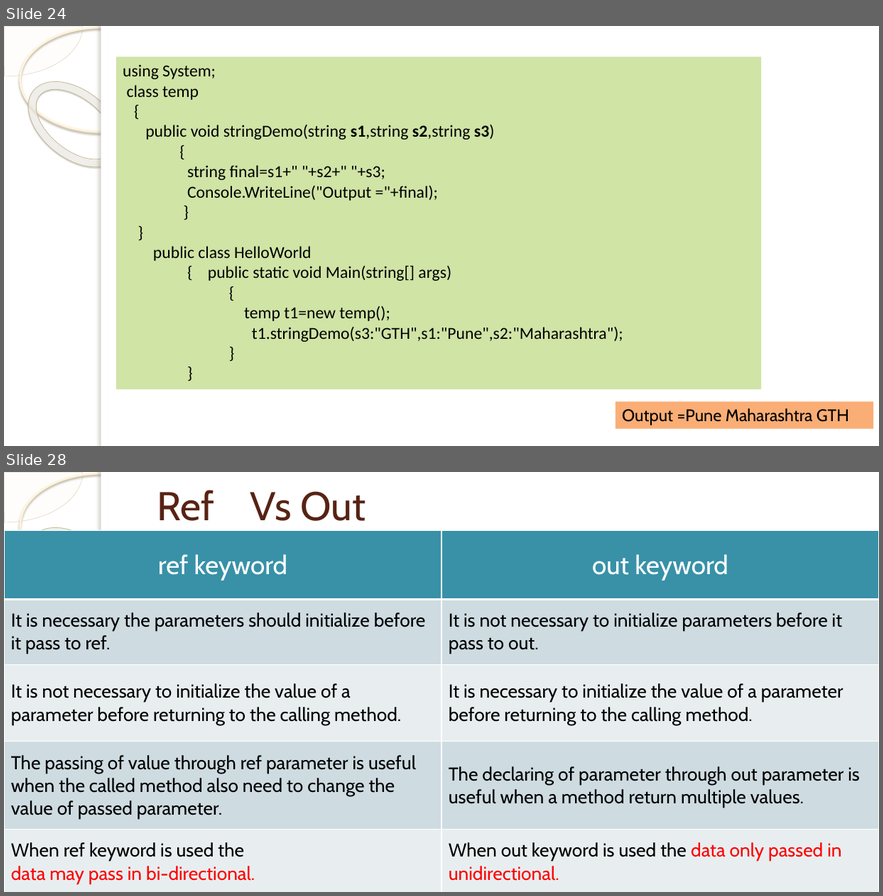
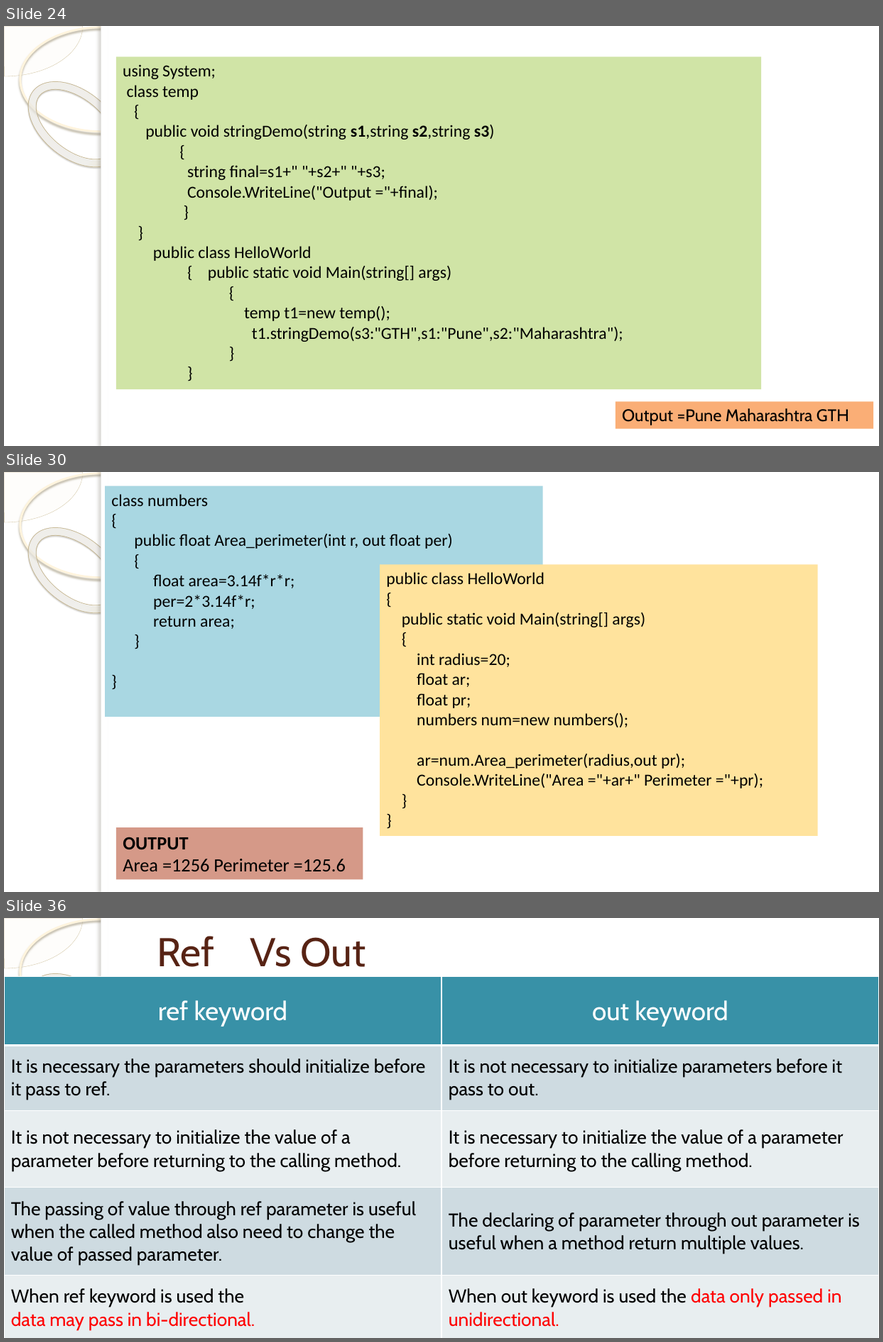
Before and after one commit to pravin9696/TypesOfParametersDemo210524, a slide deck: PPT/C# Class structure and objects.pptx. Shown one above the other, each under a label of ours: slides 24 and 28 before the commit, slides 24, 30 and 36 after it; the slides between them are not shown. The pictures are 883x896 and 883x1342 pixels, drawn with LibreOffice and Linux fonts; fonts in the diff are those of the drawing; background and template pictures are left out. Boxes give left, top, right and bottom in pixels: in the first picture for what was removed or moved away, otherwise in the second. Text is boxed around its words. In the diff, an @@ line names an element or a change of style, - is before the commit and + after.

```diff
--- a/PPT/C# Class structure and objects.pptx
+++ b/PPT/C# Class structure and objects.pptx
@@ slide 30 added at (4,472,879,892), background picture (left out); not listed: 5 template elements that a slide beside it also shows @@
@@ rectangle added at (105,486,543,717), fill #A9D7E2, 18 pt, text #000000 @@
+class numbers
+{
+public float Area_perimeter(int r, out float per)
+{
+float area=3.14f*r*r;
+per=2*3.14f*r;
+return area;
+}
+}
@@ rectangle added at (380,565,818,837), fill #FFE39D, 18 pt, text #000000 @@
+public class HelloWorld
+{
+public static void Main(string[] args)
+{
+int radius=20;
+float ar;
+float pr;
+numbers num=new numbers();
+ar=num.Area_perimeter(radius,out pr);
+Console.WriteLine("Area ="+ar+" Perimeter ="+pr);
+}
+}
@@ rectangle added at (116,828,363,880), fill #D59988, 20 pt, text #000000 @@
+OUTPUT
+Area =1256 Perimeter =125.6
@@ what was slide 28 is now slide 36 @@
```
Also in this commit, not shown: 5 slides changed, 7 other slides added, 2 other files.
